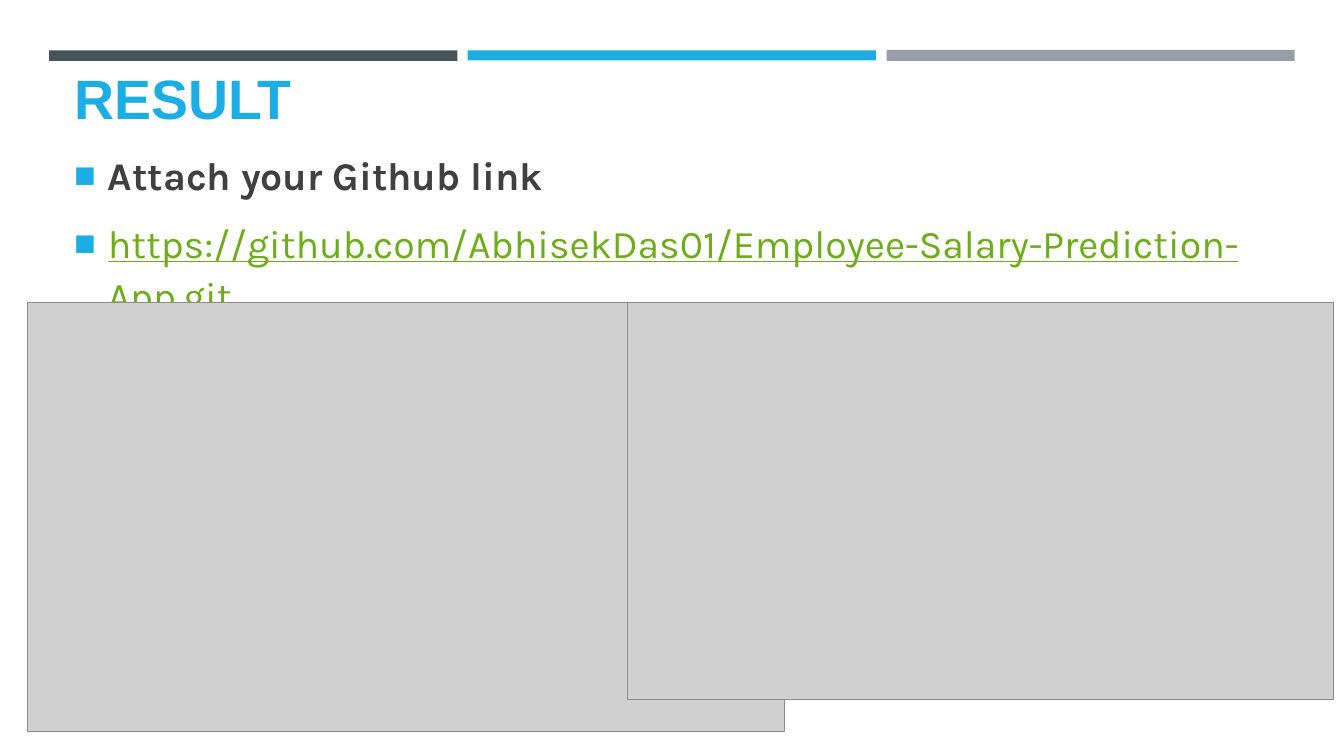
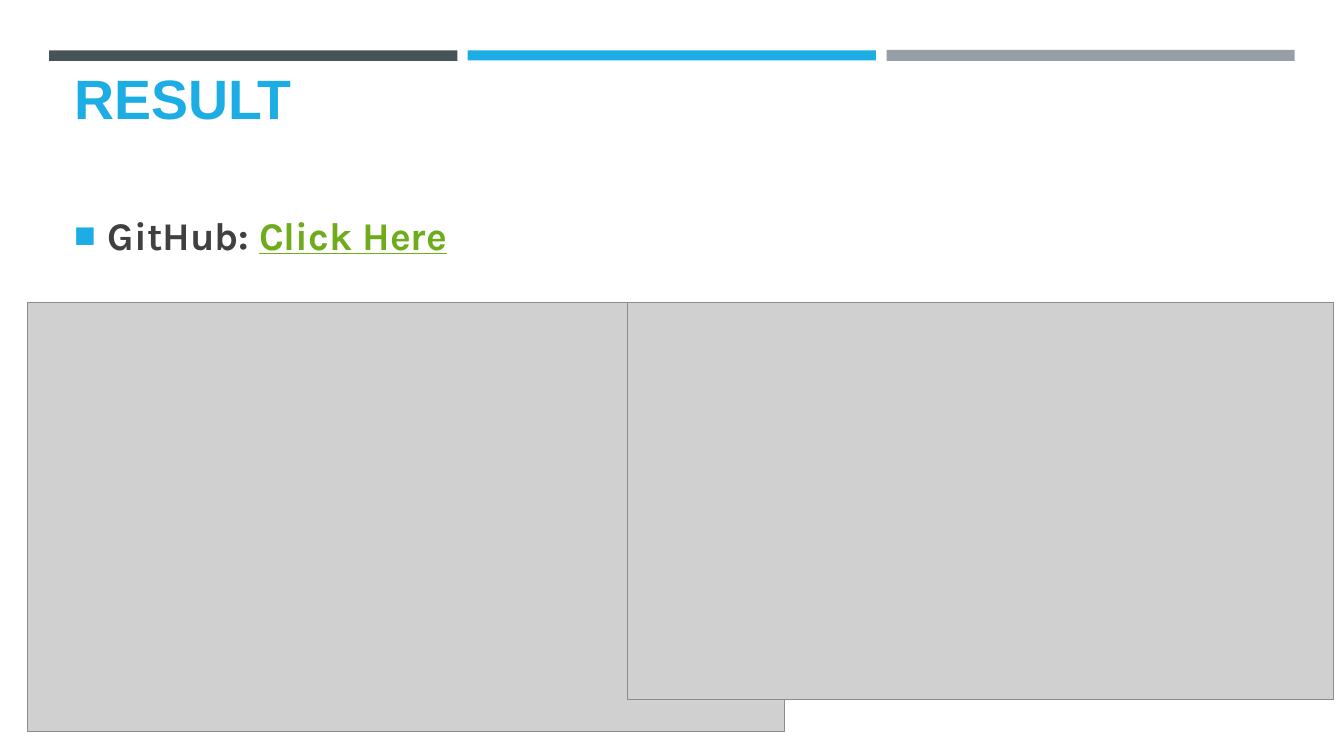
Before and after one commit to AbhisekDas01/Employee-Salary-Prediction-App, a slide deck: slide 14 of Project template.pptx. Drawn at 1344x756 pixels with LibreOffice and Linux fonts; fonts in the diff are those of the drawing; grey boxes stand for pictures; background and template pictures are left out. Boxes give left, top, right and bottom in pixels: in the first picture for what was removed or moved away, otherwise in the second. Text is boxed around its words. In the diff, an @@ line names an element or a change of style, - is before the commit and + after.

```diff
--- a/Project template.pptx
+++ b/Project template.pptx
@@ text at (108, 222, 447, 254): text changed; bold on @@
-■ Attach your Github link
-■ https://github.com/AbhisekDas01/Employee-Salary-Prediction-App.git
+■ GitHub: Click Here
```
Also in this commit, not shown: 6 other slides changed.
